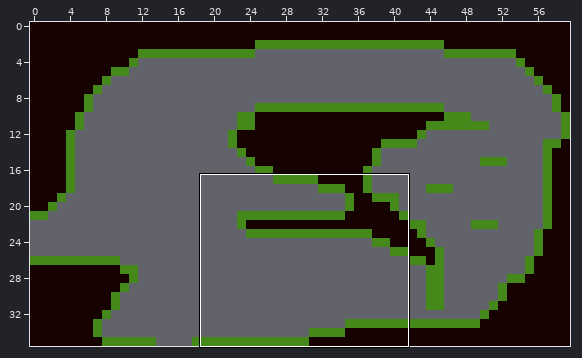
An edit to a level. Tiled map, PlatformGame-L19_Optimization/Assets/Maps/MapCor_Sala8.tmx. Above, an overview of the earlier version with the close-up marked.
Close-up. Before:
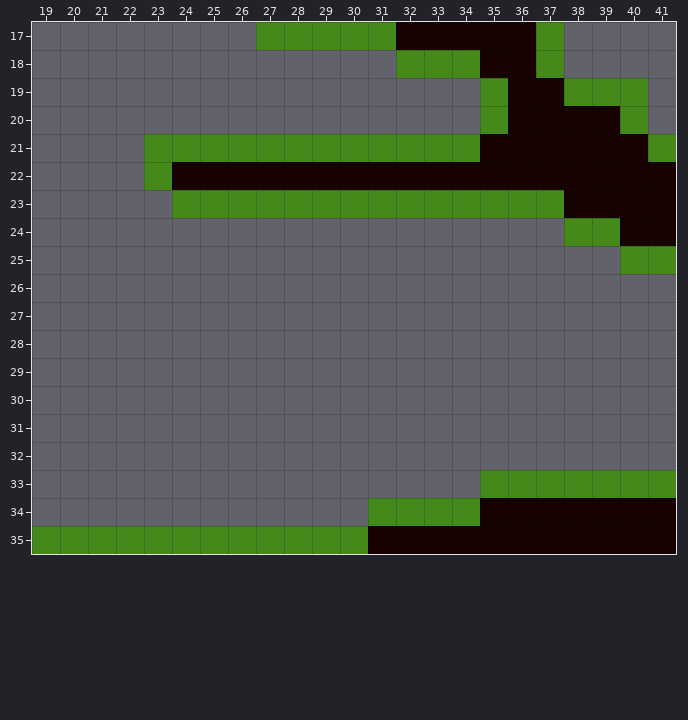
Cells are 64x64 px. Shown: x 19..41, y 17..35. The commit also changed other parts of the map, which this record leaves out.
The same view after the edit:
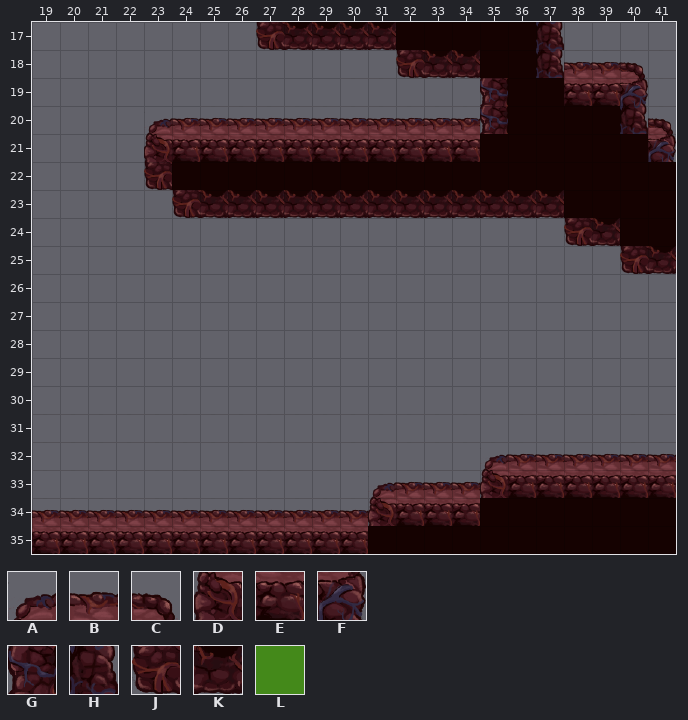
Key: from "Atlas_general": A 74, B 75, C 76, D 90, E 91, F 92, G 106, H 108, J 122, K 123; from "TileMetadata": L 1.
_ is an empty cell.
The exact change:
Layer "Map":
There is now tile A in row 20 at x 23; in row 32 at x 35; in row 33 at x 31.
There is now tile B in row 18 at x 38 to 39; in row 20 at x 24 to 34; in row 32 at x 36 to 41; in row 33 at x 32 to 34; in row 34 at x 19 to 30.
There is now tile C in row 18 at x 40; in row 20 at x 41.
Layer "Solid":
There is now tile D in row 21 at x 23; in row 33 at x 35; in row 34 at x 31.
There is now tile E in row 19 at x 38 to 39; in row 21 at x 24 to 34; in row 33 at x 36 to 41; in row 34 at x 32 to 34; in row 35 at x 19 to 30.
There is now tile F in row 19 at x 40; in row 21 at x 41.
There is now tile G in rows 19 to 20 at x 35.
There is now tile H in rows 17 to 18 at x 37; in row 20 at x 40.
There is now tile J in row 17 at x 27; in row 18 at x 32; in row 22 at x 23; in row 23 at x 24; in row 24 at x 38; in row 25 at x 40.
There is now tile K in row 17 at x 28 to 31; in row 18 at x 33 to 34; in row 23 at x 25 to 37; in row 24 at x 39; in row 25 at x 41.
Layer "Collisions" (now hidden):
The edit erases tile L in row 17 at x 27 to 31 and 37; in row 18 at x 32 to 34 and 37; in row 19 at x 35 and 38 to 40; in row 20 at x 35 and 40; in row 21 at x 23 to 34 and 41; in row 22 at x 23.
The edit erases tile L in row 23 at x 24 to 37; in row 24 at x 38 to 39; in row 25 at x 40 to 41; in row 33 at x 35 to 41; in row 34 at x 31 to 34; in row 35 at x 19 to 30.
